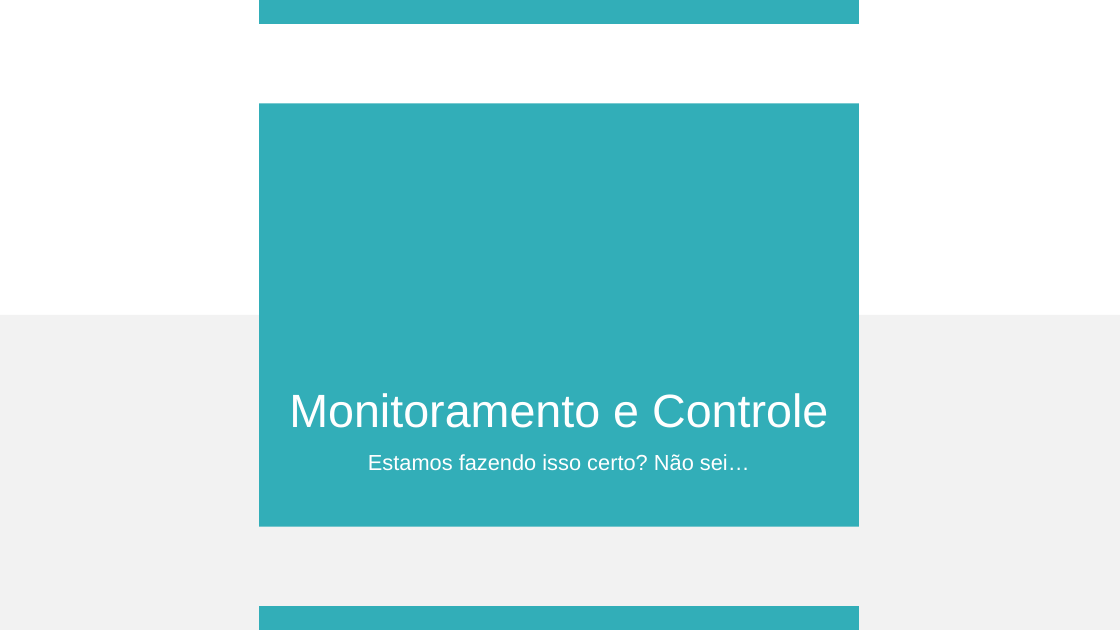
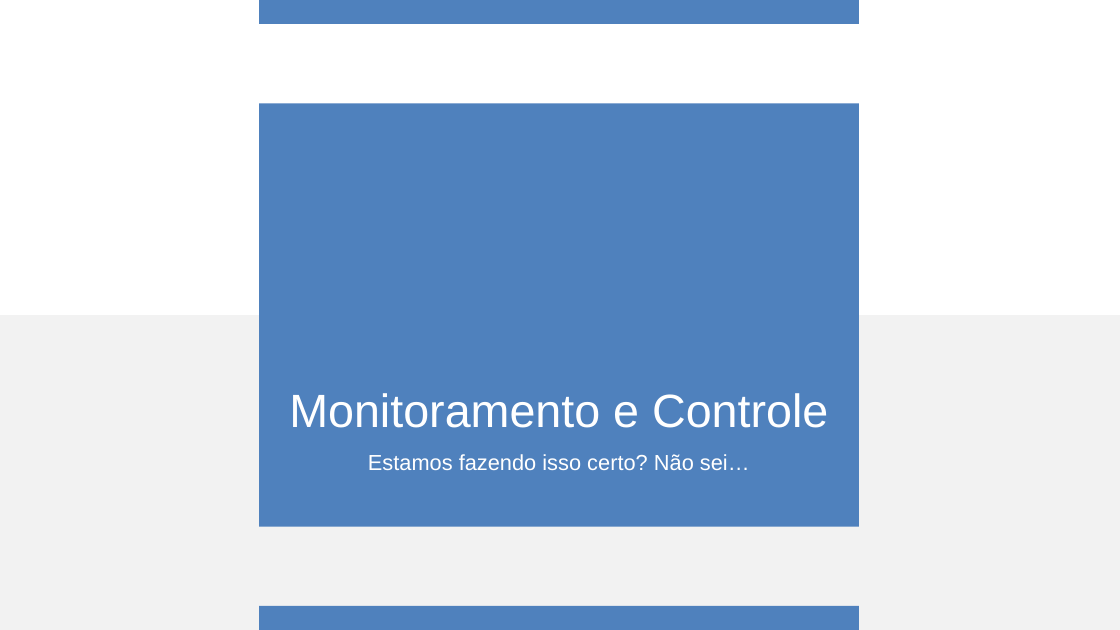
Before and after one commit to marcosousa-uff/Rummikuff, a slide deck: slide 27 of Arquivos de gestão/Primeira Apresentação/Primeira apresentação ES2.pptx. Drawn at 1120x630 pixels with LibreOffice and Linux fonts; fonts in the diff are those of the drawing; background and template pictures are left out. Boxes give left, top, right and bottom in pixels: in the first picture for what was removed or moved away, otherwise in the second. Text is boxed around its words. In the diff, an @@ line names an element or a change of style, - is before the commit and + after.

```diff
--- a/Arquivos de gestão/Primeira Apresentação/Primeira apresentação ES2.pptx
+++ b/Arquivos de gestão/Primeira Apresentação/Primeira apresentação ES2.pptx
@@ text "Monitoramento e Controle" at (289, 393, 828, 428): less space between paragraphs @@
@@ text "Estamos fazendo isso certo? Não ..." at (368, 454, 750, 470): less space between paragraphs @@
@@ fill #32AEB8 to #4F81BD in 3 elements at (259, 103, 858, 526), (259, 0, 858, 24), (259, 606, 858, 629) @@
```
Also in this commit, not shown: 30 other slides changed.
